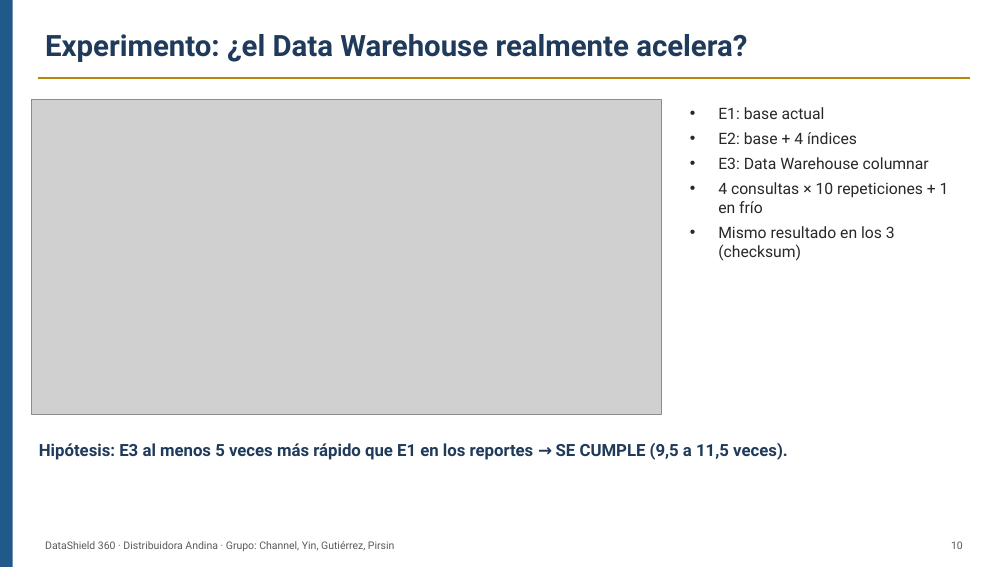
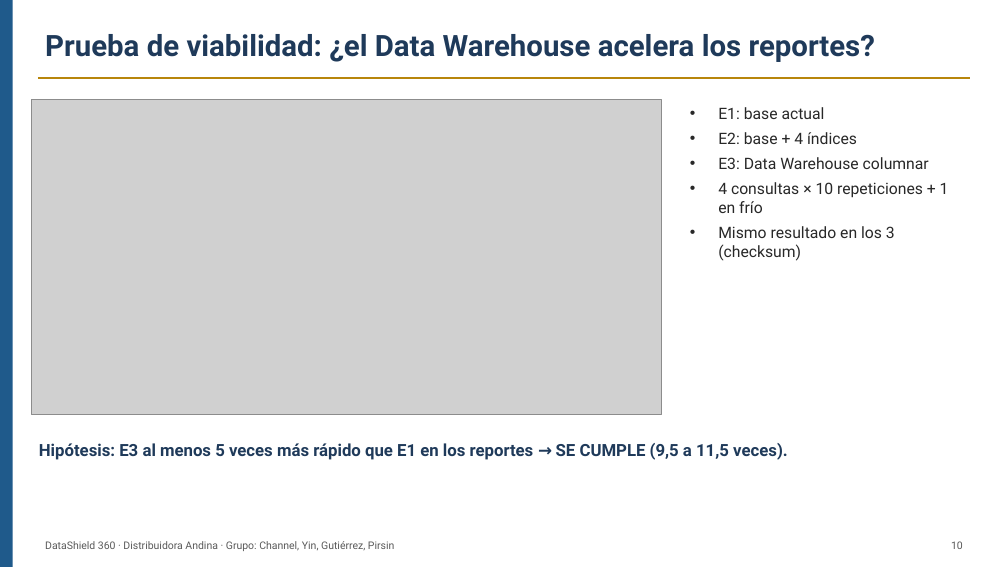
Before and after one commit to coco6213/exp-base-de-datos-avanzado, a slide deck: slide 10 of informe/Grupo_CIIN1487R_Avance_S6.pptx. Drawn at 1008x567 pixels with LibreOffice and Linux fonts; fonts in the diff are those of the drawing; grey boxes stand for pictures. Boxes give left, top, right and bottom in pixels: in the first picture for what was removed or moved away, otherwise in the second. Text is boxed around its words. In the diff, an @@ line names an element or a change of style, - is before the commit and + after.

```diff
--- a/informe/Grupo_CIIN1487R_Avance_S6.pptx
+++ b/informe/Grupo_CIIN1487R_Avance_S6.pptx
@@ text at (45,34,875,62): text changed @@
-Experimento: ¿el Data Warehouse realmente acelera?
+Prueba de viabilidad: ¿el Data Warehouse acelera los reportes?
```
Also in this commit, not shown: 1 other slide changed, 6 other files.
